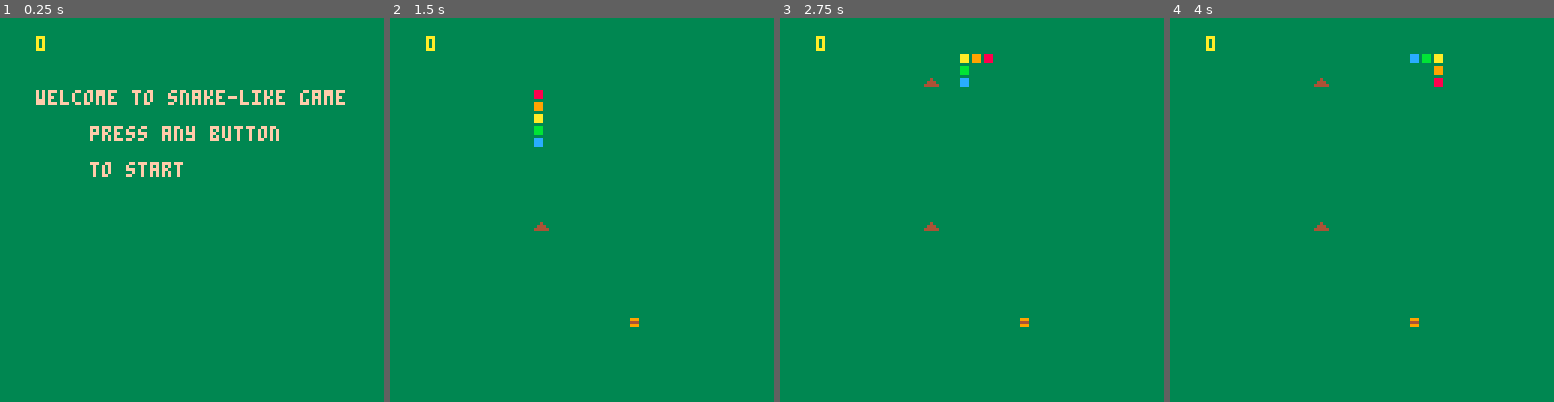
Above: before the commit, frames 1-4 (left to right).
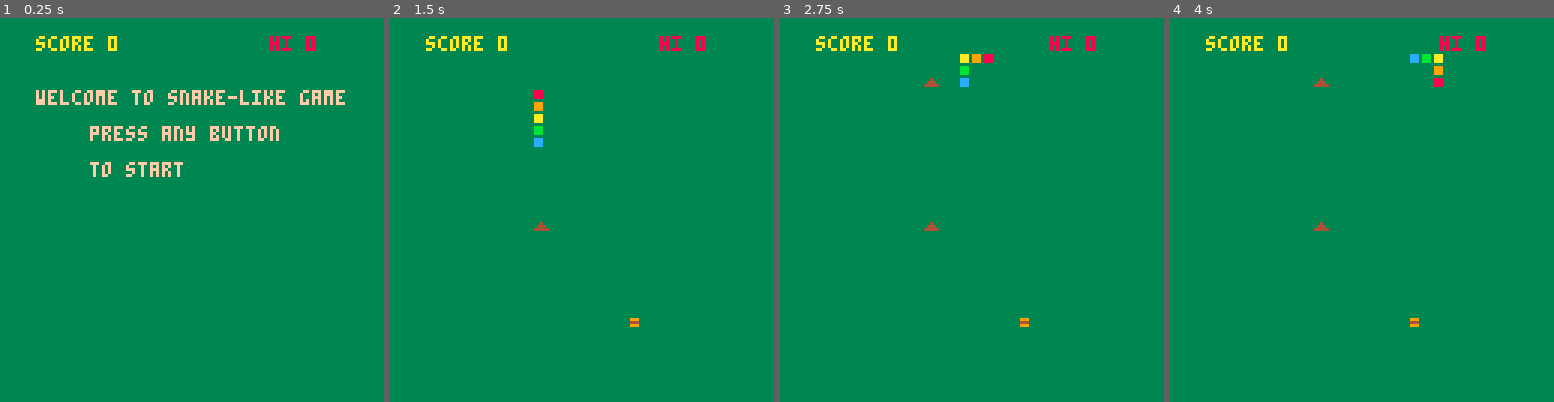
Above: after the commit, the same moments.

Repository: iain8/pico-8-games
Game: PICO-8 cartridge snek_v2.p8
Two runs of this game, one before a commit and one after it. Both use one fixed random seed, a clock stepped at 60 frames per second and the inputs below.
Inputs:
- Up to frame 1 (0.25 s): no input
- Up to frame 2 (1.5 s): tap X (X key) at 0.33, 1.07 s; tap O (Z key) at 0.7 s
- Up to frame 3 (2.75 s): hold Right 1.6-2.1 s; tap O (Z key) at 1.7, 2.1, 2.5 s; tap X (X key) at 1.85 s; hold Up 2.15-2.42 s; hold Right from 2.47 s (still down)
- Up to frame 4 (4 s): tap O (Z key) at 2.9, 3.3, 3.7 s; tap X (X key) at 2.97 s; release Right at 3.03 s; hold Left 3.08-3.58 s; hold Down 3.63-3.97 s

The runs differ from the first frame. In frame 1, 0.5% of the frame differs, in the area x 9-83%, y 4-9%; in frame 2, 0.5%; in frame 3, 0.5%; in frame 4, 0.5%.

Commit message:
added high scores

Diff:
--- a/snek_v2.p8
+++ b/snek_v2.p8
@@ -8,6 +8,8 @@
 speed = 6
 frame_count = 0
 score = 0
+hi_score = 0
+orig_hi_score = 0
 food = {}
 food_length = 0
 crash = false
@@ -16,6 +18,16 @@
 poop_length = 0
 
 function _init()
+  cartdata('this_bad_snake_game_by_iain')
+
+  orig_hi_score = dget(0)
+
+  if (orig_hi_score) hi_score = orig_hi_score
+
+  setup()
+end
+
+function setup()
   body = {}
   body_length = 0
   food = {}
@@ -55,7 +67,7 @@
 
     frame_count += 1
   elseif btn(0) or btn(1) or btn(2) or btn(3) or btn(4) or btn(5) then
-    _init()
+    setup()
 
     state = 1
   end
@@ -65,6 +77,12 @@
   rectfill(0,0,128,128,3)
 
   if state == 2 then
+    if hi_score > orig_hi_score then
+      dset(0, hi_score)
+
+      orig_hi_score = hi_score
+    end
+
     print('game over!', 30, 24, 15)
     print('press any button', 30, 36, 15)
     print('to restart', 30, 48, 15)
@@ -96,7 +114,8 @@
     end
   end
 
-  print(score, 12, 6, 10)
+  print('score ' ..score, 12, 6, 10)
+  print('hi ' ..hi_score, 90, 6, 8)
 end
 
 function get_direction()
@@ -178,6 +197,8 @@
     food_length -= 1
     score += 10
 
+    if (score > hi_score) hi_score = score
+
     return true
   else
     return false
